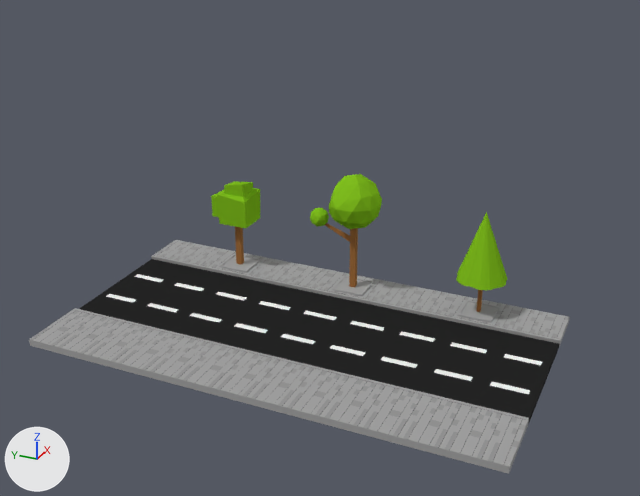
The Blender file FragileMessage/Assets/3DAssets/Bloque2/Edificios2.blend as it was, and as the next commit left it.
Both versions are drawn from a 50 mm camera at (-41.5, -19.4, 25.5) aimed at (-1.4, -1.3, 5.4). The lights are fixed; the arrows at lower left show +X, +Y and +Z.

In view in the first picture: 'Bloque1_Acera', 'Bloque2_Calle'.
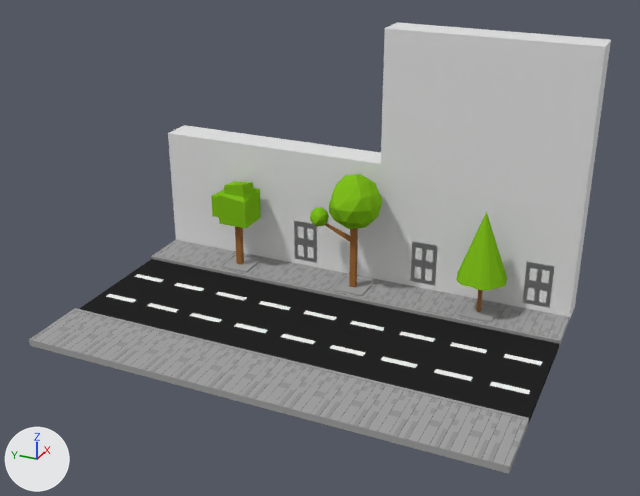
Commit message: Edificios 2 y 3.

Location of each change, [x1, y1, x2, y2] in pixels of the pictures (640 x 496 px):
'Bloque2_Edificio.001', added
    after: [377, 22, 611, 320]
'Bloque2_Edificio', added
    after: [168, 125, 381, 279]
'Puerta', added
    after: [294, 221, 317, 263]
'Puerta.002', added
    after: [522, 262, 555, 308]
'Puerta.001', added
    after: [411, 242, 437, 285]

The change in detail:
Mesh me_cube_003 is new.
It has 80 vertices, 78 faces and spans x -1.0..0.0, y -1.14..1.14, z -1.0..1.08.
Mesh me_cube is new.
It has 50 vertices, 48 faces and spans x -1.0..1.0, y -0.67..1.0, z -1.0..7.0.
Mesh me_cube_002 is new.
It is a box spanning x -1.0..1.0, y -1.0..1.0, z -1.0..15.0.
Object 'Puerta' (ob_puerta) is new; it shows me_cube_003.
Its location is (7.0, 3.0, 1.92).
Its scale is (1.0, 0.7, 1.3).
Object 'Bloque2_Edificio' (ob_bloque2_edificio) is new; it shows me_cube.
Its location is (7.0, 4.0, 1.0).
Its scale is (1.0, 9.0, 1.0).
Object 'Bloque2_Edificio.001' (ob_bloque2_edificio_001) is new; it shows me_cube_002.
Its location is (7.0, -8.0, 1.0).
Its scale is (1.0, 6.0, 1.0).
Object 'Puerta.001' (ob_puerta_001) is new; it shows a copy of me_cube_003.
Its location is (7.0, -5.0, 1.92).
Its scale is (1.0, 0.7, 1.3).
Object 'Puerta.002' (ob_puerta_002) is new; it shows a copy of me_cube_003.
Its location is (7.0, -12.0, 1.92).
Its scale is (1.0, 0.7, 1.3).
